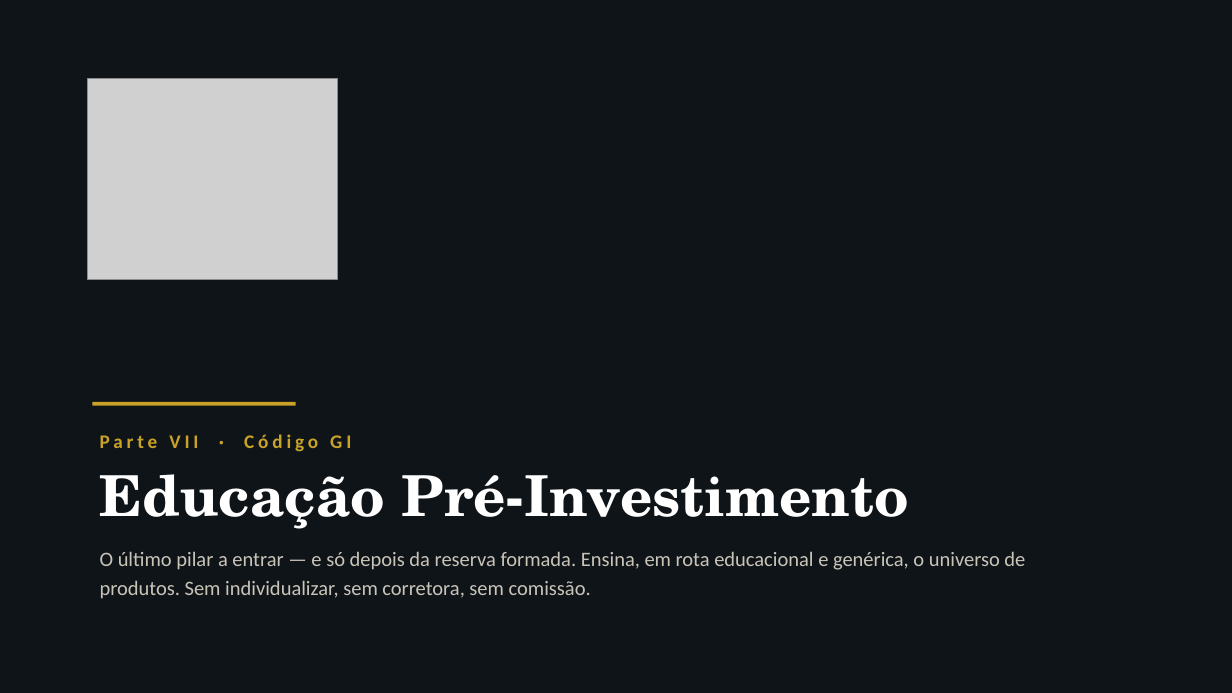
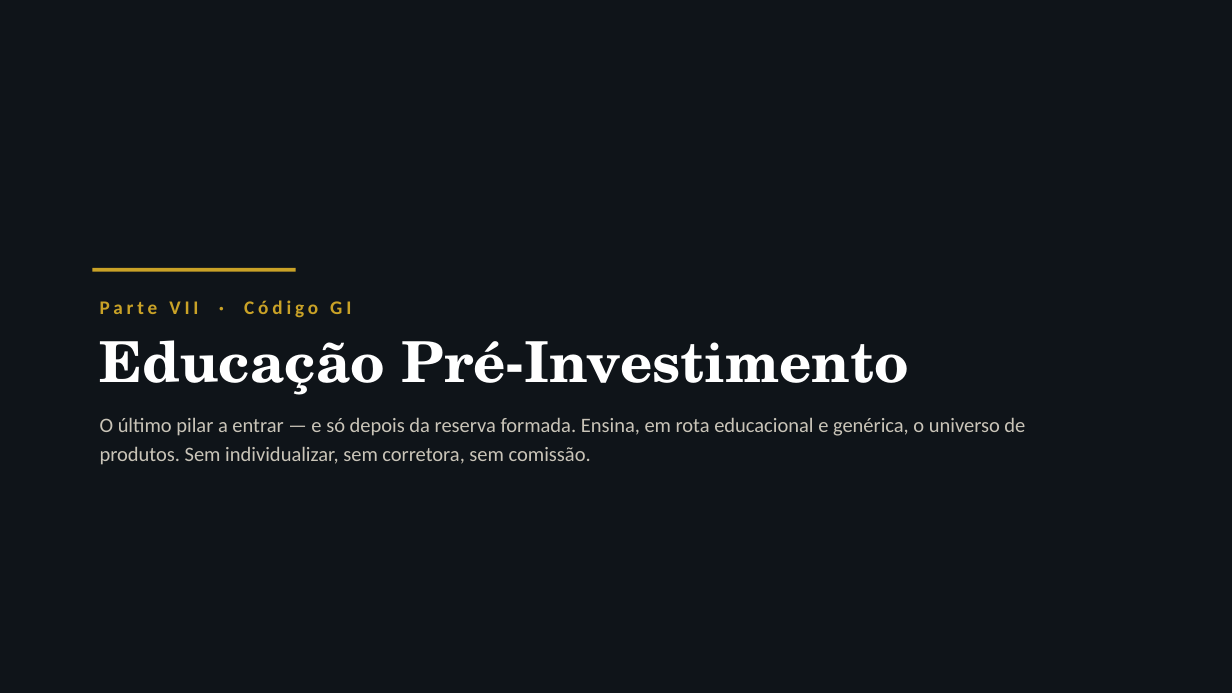
Before and after one commit to gibasenaprodutosdigitais-jpg/gilbertoos, a slide deck: slide 30 of Projetos Gsena Tec/oceo/apresentacao/OCEO - A Obra Completa (apresentacao).pptx. Drawn at 1232x693 pixels with LibreOffice and Linux fonts; fonts in the diff are those of the drawing; grey boxes stand for pictures. Boxes give left, top, right and bottom in pixels: in the first picture for what was removed or moved away, otherwise in the second. Text is boxed around its words. In the diff, an @@ line names an element or a change of style, - is before the commit and + after.

```diff
--- a/Projetos Gsena Tec/oceo/apresentacao/OCEO - A Obra Completa (apresentacao).pptx
+++ b/Projetos Gsena Tec/oceo/apresentacao/OCEO - A Obra Completa (apresentacao).pptx
@@ picture removed at [88, 79, 337, 280] @@
@@ rectangle: place and size @@
-rectangle at [92, 402, 296, 406]
+rectangle at [92, 268, 296, 272]
@@ text "Parte VII · Código GI": place and size @@
-text "Parte VII · Código GI" at [100, 434, 1025, 599]
+text "Parte VII · Código GI" at [100, 300, 1025, 465]
```
Also in this commit, not shown: 37 other slides changed, 1 other file.
